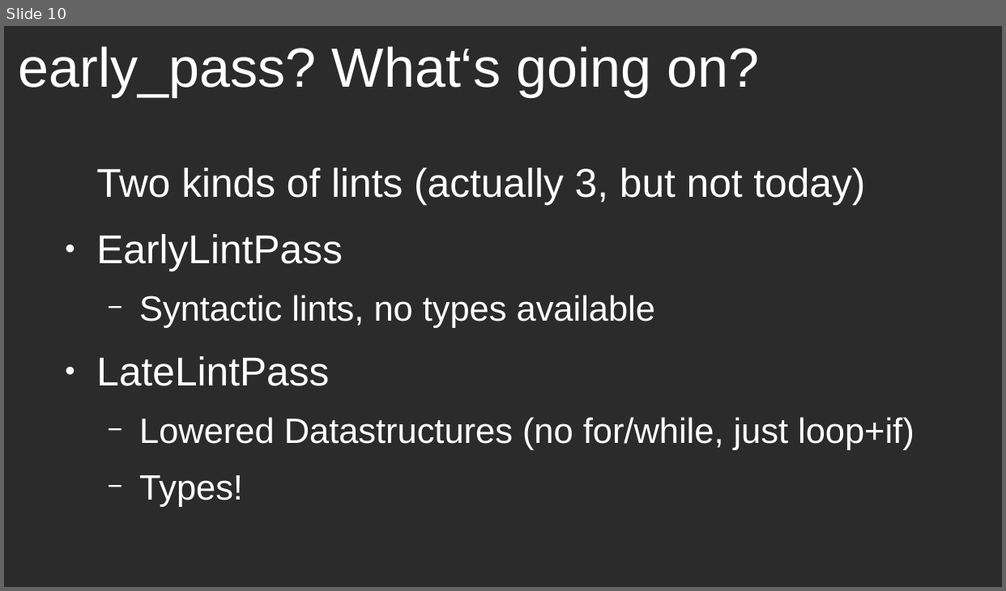
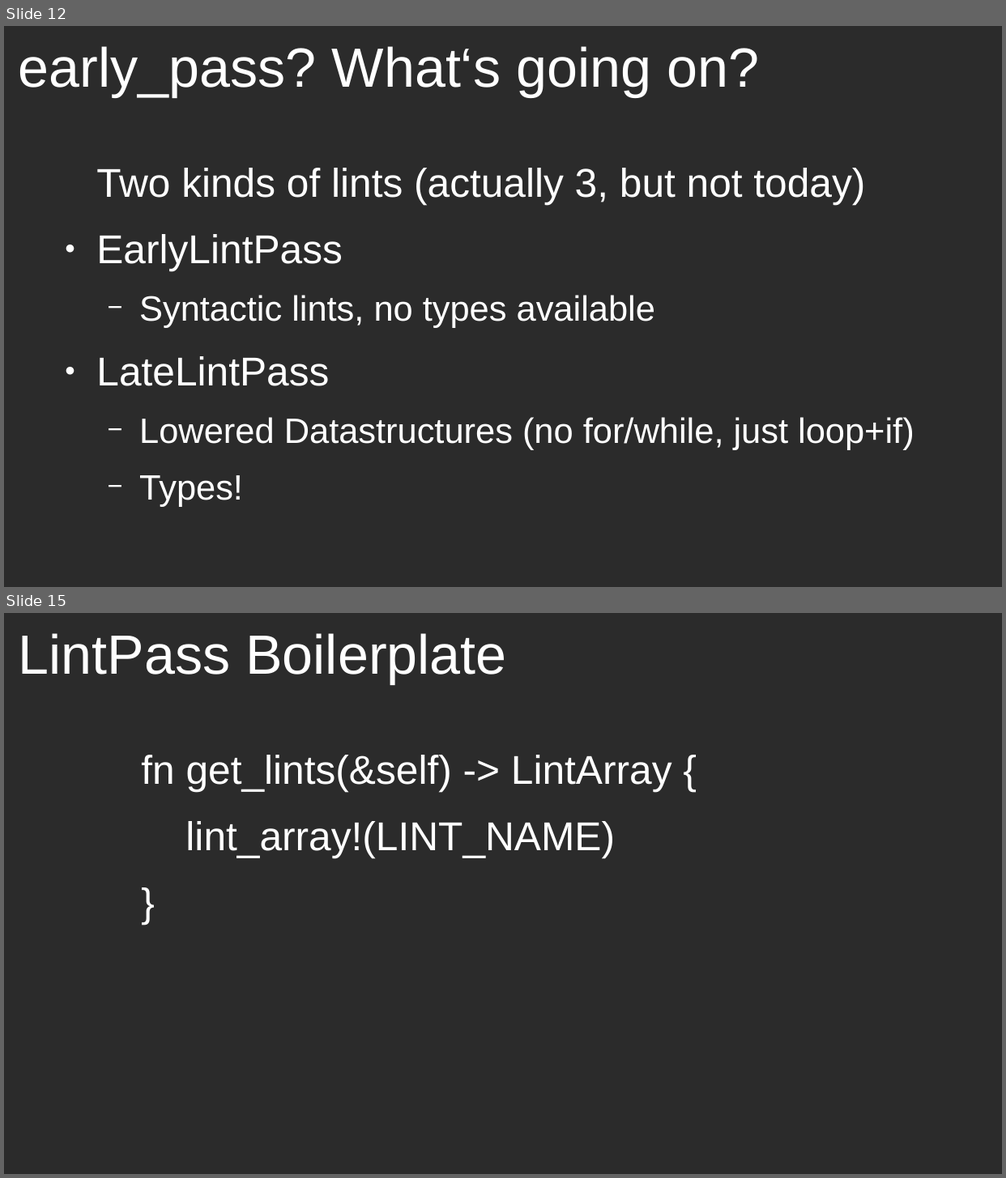
Before and after one commit to oli-obk/rustfest2018_workshop, a slide deck: presentation.odp. Shown one above the other, each under a label of ours: slide 10 before the commit, slides 12 and 15 after it; the slides between them are not shown. The pictures are 1006x591 and 1006x1178 pixels, drawn with LibreOffice and Linux fonts; fonts in the diff are those of the drawing; background and template pictures are left out; a plain dark background stands for a picture behind light text. Boxes give left, top, right and bottom in pixels: in the first picture for what was removed or moved away, otherwise in the second. Text is boxed around its words. In the diff, an @@ line names an element or a change of style, - is before the commit and + after.

Commit message:
Add LateLintPass example

```diff
--- a/presentation.odp
+++ b/presentation.odp
@@ slide 15 added at (x1=4, y1=613, x2=1002, y2=1174), background picture (left out) @@
@@ title added at (x1=19, y1=633, x2=506, y2=684), 44 pt, text #FFFFFF @@
+LintPass Boilerplate
@@ text added at (x1=141, y1=755, x2=672, y2=858), 32 pt, text #FFFFFF @@
+fn get_lints(&self) -> LintArray {
+lint_array!(LINT_NAME)
+}
@@ what was slide 10 is now slide 12 @@
```
Also in this commit, not shown: 5 other slides added, 1 slide removed, 6 other files.
